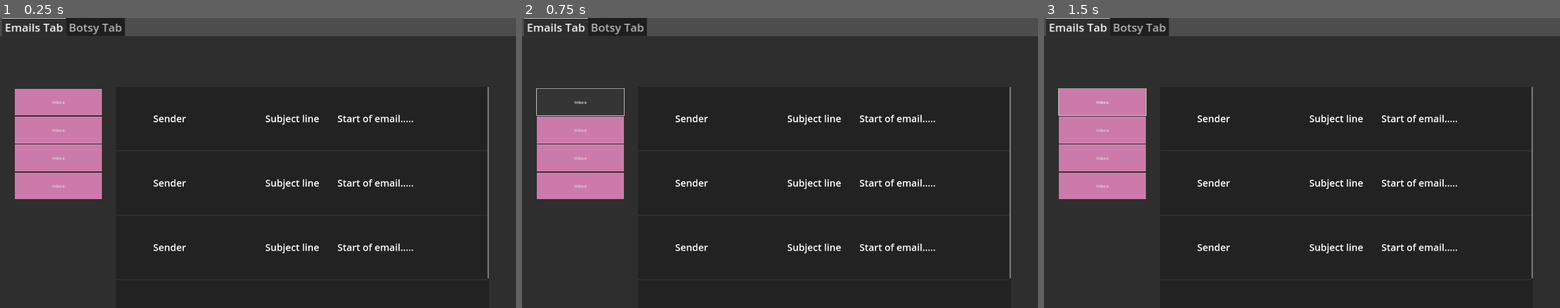
Above: before the commit, frames 1-3 (left to right).
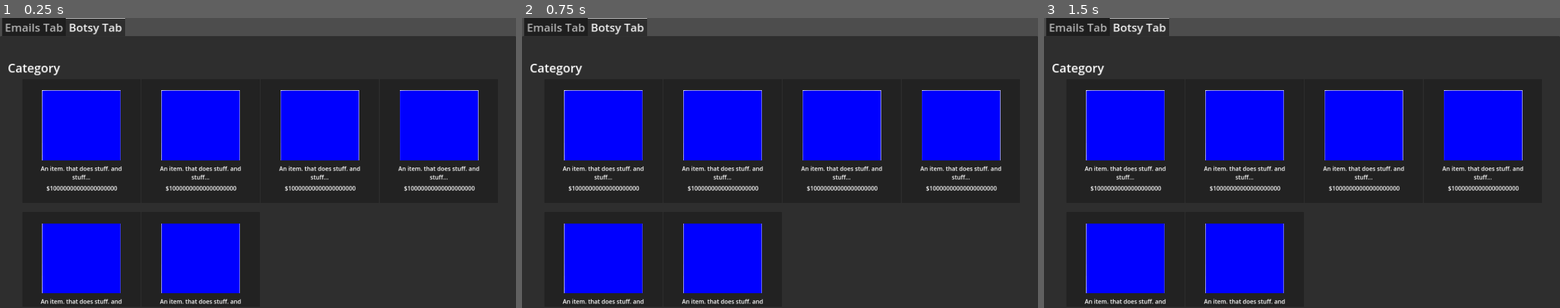
Above: after the commit, the same moments.

Repository: kaelynfmp/HearthLight
Game: Godot game, scene res://scenes/Computer Scenes/computer_interface.tscn
Same seed, same stepped clock (60 frames per second), same inputs: the game is played once before the commit and once after it. This scene is started directly instead of the project's main scene.
Inputs (mouse positions are in pixels of both pictures, inside the frame that each line leads up to):
- Up to frame 1 (0.25 s): no input
- Up to frame 2 (0.75 s): click (578, 102) at 0.5 s, where only the run before the commit has a clickable "Inbox"
- Up to frame 3 (1.5 s): tap Enter (ui_accept) at 1.25 s; move the mouse to (1415, 148) at 1.27 s; hold D (move_right) from 1.28 s (still down); hold Shift (modifier) from 1.28 s (still down); click (1415, 148) at 1.42 s

The runs differ from the first frame. In frame 1, 29% of the frame differs, in the area x 0-95%, y 0-99%; in frame 2, 28%; in frame 3, 29%.

Commit message:
fix: adjusted shop for grid

Diff:
--- a/scenes/Computer Scenes/buyable_item.tscn
+++ b/scenes/Computer Scenes/buyable_item.tscn
@@ -5,17 +5,10 @@
 [node name="BuyableItem" type="Control"]
 custom_minimum_size = Vector2(500, 550)
 layout_mode = 3
-anchors_preset = 8
-anchor_left = 0.5
-anchor_top = 0.5
-anchor_right = 0.5
-anchor_bottom = 0.5
-offset_left = -250.0
-offset_top = -275.0
-offset_right = 250.0
-offset_bottom = 323.0
-grow_horizontal = 2
-grow_vertical = 2
+anchors_preset = 0
+offset_right = 500.0
+offset_bottom = 598.0
+scale = Vector2(0.8, 0.800001)
 size_flags_horizontal = 6
 size_flags_vertical = 6
 
@@ -27,9 +20,9 @@
 anchor_right = 0.5
 anchor_bottom = 0.5
 offset_left = -250.0
-offset_top = -250.0
+offset_top = -299.0
 offset_right = 250.0
-offset_bottom = 300.0
+offset_bottom = 251.0
 grow_horizontal = 2
 grow_vertical = 2
 
@@ -40,25 +33,43 @@
 anchor_top = 0.5
 anchor_right = 0.5
 anchor_bottom = 0.5
-offset_left = -200.0
-offset_top = -230.0
-offset_right = 200.0
-offset_bottom = 170.0
+offset_left = -166.0
+offset_top = -223.75
+offset_right = 166.0
+offset_bottom = 87.25
 grow_horizontal = 2
 grow_vertical = 2
 texture = ExtResource("1_3hqlb")
 
-[node name="Label" type="Label" parent="Panel/TextureRect"]
+[node name="Description" type="Label" parent="Panel/TextureRect"]
 layout_mode = 1
 anchors_preset = 7
 anchor_left = 0.5
 anchor_top = 1.0
 anchor_right = 0.5
 anchor_bottom = 1.0
-offset_left = -199.0
-offset_top = 31.0
-offset_right = 201.0
-offset_bottom = 66.0
+offset_left = -187.25
+offset_top = 17.7497
+offset_right = 186.75
+offset_bottom = 90.7497
+grow_horizontal = 2
+grow_vertical = 0
+theme_override_font_sizes/font_size = 25
+text = "An item. that does stuff. and stuff..."
+horizontal_alignment = 1
+autowrap_mode = 3
+
+[node name="Price" type="Label" parent="Panel/TextureRect"]
+layout_mode = 1
+anchors_preset = 7
+anchor_left = 0.5
+anchor_top = 1.0
+anchor_right = 0.5
+anchor_bottom = 1.0
+offset_left = -198.5
+offset_top = 105.25
+offset_right = 201.5
+offset_bottom = 140.25
 grow_horizontal = 2
 grow_vertical = 0
 theme_override_font_sizes/font_size = 25
--- a/scenes/Computer Scenes/computer_interface.tscn
+++ b/scenes/Computer Scenes/computer_interface.tscn
@@ -20,9 +20,10 @@
 grow_horizontal = 2
 grow_vertical = 2
 theme_override_font_sizes/font_size = 42
-current_tab = 0
+current_tab = 1
 
 [node name="Emails Tab" type="TabBar" parent="Sites"]
+visible = false
 layout_mode = 2
 drag_to_rearrange_enabled = true
 metadata/_tab_index = 0
@@ -71,40 +72,30 @@
 layout_mode = 2
 
 [node name="Botsy Tab" type="TabBar" parent="Sites"]
-visible = false
 layout_mode = 2
 metadata/_tab_index = 1
 
 [node name="ScrollContainer" type="ScrollContainer" parent="Sites/Botsy Tab"]
-layout_mode = 1
-anchors_preset = 15
-anchor_right = 1.0
-anchor_bottom = 1.0
-offset_left = 3.0
-offset_top = 104.0
-offset_right = 11.0
-offset_bottom = 104.0
-grow_horizontal = 2
-grow_vertical = 2
-scale = Vector2(0.993248, 1.00258)
+layout_mode = 0
+offset_right = 1917.0
+offset_bottom = 1008.0
 horizontal_scroll_mode = 0
 vertical_scroll_mode = 2
 
 [node name="VBoxContainer" type="VBoxContainer" parent="Sites/Botsy Tab/ScrollContainer"]
 layout_mode = 2
 
-[node name="Padding" type="Control" parent="Sites/Botsy Tab/ScrollContainer/VBoxContainer"]
+[node name="TopMargin" type="Control" parent="Sites/Botsy Tab/ScrollContainer/VBoxContainer"]
+custom_minimum_size = Vector2(0, 50)
 layout_mode = 2
 
 [node name="ShopCategory" parent="Sites/Botsy Tab/ScrollContainer/VBoxContainer" instance=ExtResource("3_mi23s")]
+clip_contents = false
 layout_mode = 2
 
 [node name="ShopCategory2" parent="Sites/Botsy Tab/ScrollContainer/VBoxContainer" instance=ExtResource("3_mi23s")]
 layout_mode = 2
 
-[node name="ShopCategory3" parent="Sites/Botsy Tab/ScrollContainer/VBoxContainer" instance=ExtResource("3_mi23s")]
-layout_mode = 2
-
-[node name="Padding2" type="Control" parent="Sites/Botsy Tab/ScrollContainer/VBoxContainer"]
+[node name="Margin" type="Control" parent="Sites/Botsy Tab/ScrollContainer/VBoxContainer"]
 custom_minimum_size = Vector2(0, 200)
 layout_mode = 2
--- a/scenes/Computer Scenes/shop_category.tscn
+++ b/scenes/Computer Scenes/shop_category.tscn
@@ -4,48 +4,49 @@
 
 [node name="ShopCategory" type="Control"]
 clip_contents = true
-custom_minimum_size = Vector2(1920, 656)
+custom_minimum_size = Vector2(1920, 1080)
 layout_mode = 3
-anchors_preset = 0
-offset_right = 1920.0
-offset_bottom = 656.0
+anchors_preset = 15
+anchor_right = 1.0
+anchor_bottom = 1.0
+grow_horizontal = 2
+grow_vertical = 2
 
 [node name="Category Label" type="Label" parent="."]
 layout_mode = 0
-offset_right = 40.0
-offset_bottom = 23.0
+offset_left = 29.0
+offset_top = 31.0
+offset_right = 223.0
+offset_bottom = 94.0
 theme_override_font_sizes/font_size = 45
 text = "Category"
 
-[node name="ScrollContainer" type="ScrollContainer" parent="."]
-layout_mode = 1
-anchors_preset = -1
-anchor_left = 0.00104275
-anchor_top = 0.103343
-anchor_right = 0.997914
-anchor_bottom = 0.993921
-offset_bottom = -3.05176e-05
-horizontal_scroll_mode = 2
-metadata/_edit_use_anchors_ = true
+[node name="GridContainer" type="GridContainer" parent="."]
+custom_minimum_size = Vector2(0, 1080)
+layout_mode = 0
+offset_left = 83.0
+offset_top = 111.0
+offset_right = 2095.0
+offset_bottom = 1285.0
+scale = Vector2(0.88, 0.84)
+size_flags_horizontal = 6
+size_flags_vertical = 6
+columns = 4
 
-[node name="HBoxContainer" type="HBoxContainer" parent="ScrollContainer"]
-layout_direction = 2
-layout_mode = 2
-size_flags_horizontal = 6
-
-[node name="BuyableItem" parent="ScrollContainer/HBoxContainer" instance=ExtResource("1_slib6")]
-layout_mode = 2
-size_flags_horizontal = 4
-size_flags_vertical = 4
-
-[node name="BuyableItem2" parent="ScrollContainer/HBoxContainer" instance=ExtResource("1_slib6")]
+[node name="BuyableItem" parent="GridContainer" instance=ExtResource("1_slib6")]
 layout_mode = 2
 
-[node name="BuyableItem3" parent="ScrollContainer/HBoxContainer" instance=ExtResource("1_slib6")]
+[node name="BuyableItem2" parent="GridContainer" instance=ExtResource("1_slib6")]
 layout_mode = 2
 
-[node name="BuyableItem4" parent="ScrollContainer/HBoxContainer" instance=ExtResource("1_slib6")]
+[node name="BuyableItem3" parent="GridContainer" instance=ExtResource("1_slib6")]
 layout_mode = 2
 
-[node name="BuyableItem5" parent="ScrollContainer/HBoxContainer" instance=ExtResource("1_slib6")]
+[node name="BuyableItem4" parent="GridContainer" instance=ExtResource("1_slib6")]
 layout_mode = 2
+
+[node name="BuyableItem5" parent="GridContainer" instance=ExtResource("1_slib6")]
+layout_mode = 2
+
+[node name="BuyableItem6" parent="GridContainer" instance=ExtResource("1_slib6")]
+layout_mode = 2
